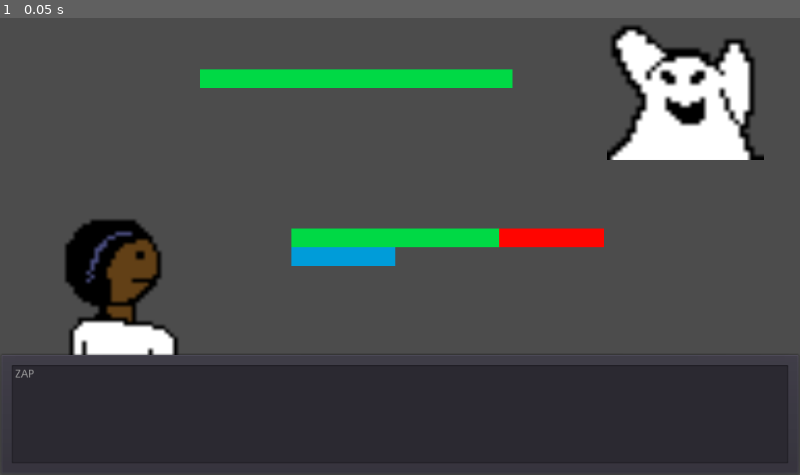
Above: before the commit, frame 1.
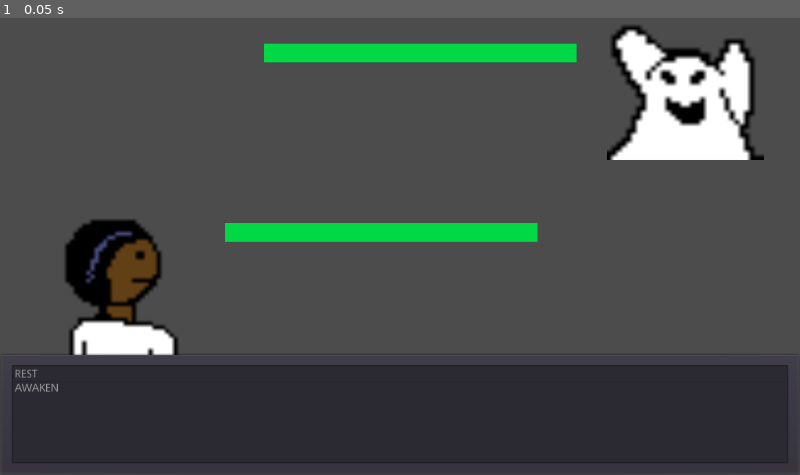
Above: after the commit, the same moment.

Repository: MattRC7/SpecterGame
Game: Godot game, scene res://Battle.tscn
The game is run twice, just before and just after one commit, with the same random seed, the same clock (stepped at 60 frames per second) and the same inputs.
Inputs:
- Up to frame 1 (0.05 s): no input

The runs differ from the first frame. In frame 1, 5.6% of the frame differs, in the area x 1-76%, y 5-82%.

Commit message:
More UI improvements

Diff:
--- a/Battle.tscn
+++ b/Battle.tscn
@@ -171,8 +171,7 @@
 "values": [ Vector2( 8, 8 ), Vector2( 4, 4 ) ]
 }
 
-[sub_resource type="Animation" id=6]
-resource_name = "retreat"
+[sub_resource type="Animation" id=8]
 length = 0.8
 tracks/0/type = "value"
 tracks/0/path = NodePath("Sprite:scale")
@@ -238,17 +237,35 @@
 texture = ExtResource( 9 )
 
 [node name="AnimationPlayer" type="AnimationPlayer" parent="Player/Specter"]
-anims/attack = SubResource( 7 )
-anims/fortify = SubResource( 8 )
-anims/retreat = SubResource( 6 )
+anims/attack = SubResource( 6 )
+anims/fortify = SubResource( 7 )
+anims/retreat = SubResource( 8 )
 
 [node name="GUILayer" type="CanvasLayer" parent="."]
 
-[node name="SpecterLifeBar" type="ColorRect" parent="GUILayer"]
-anchor_left = 0.364
-anchor_top = 0.473
-anchor_right = 0.364
-anchor_bottom = 0.473
+[node name="PlayerLifeBar" type="ColorRect" parent="GUILayer"]
+anchor_left = 0.281432
+anchor_top = 0.461917
+anchor_right = 0.281432
+anchor_bottom = 0.461917
+margin_bottom = 24.0
+color = Color( 0, 0.854902, 0.27451, 1 )
+script = ExtResource( 10 )
+__meta__ = {
+"_edit_use_anchors_": true
+}
+
+[node name="Tween" type="Tween" parent="GUILayer/PlayerLifeBar"]
+
+[node name="BackBar" type="ColorRect" parent="GUILayer/PlayerLifeBar"]
+show_behind_parent = true
+margin_bottom = 24.0
+color = Color( 1, 0.0235294, 0, 1 )
+__meta__ = {
+"_edit_use_anchors_": false
+}
+
+[node name="SpecterLifeBar" type="ColorRect" parent="GUILayer/PlayerLifeBar"]
 margin_top = 24.0
 margin_bottom = 48.0
 color = Color( 0, 0.615686, 0.854902, 1 )
@@ -257,48 +274,26 @@
 "_edit_use_anchors_": false
 }
 
-[node name="Tween" type="Tween" parent="GUILayer/SpecterLifeBar"]
-
-[node name="BackBar" type="ColorRect" parent="GUILayer/SpecterLifeBar"]
+[node name="Tween" type="Tween" parent="GUILayer/PlayerLifeBar/SpecterLifeBar"]
+
+[node name="BackBar" type="ColorRect" parent="GUILayer/PlayerLifeBar/SpecterLifeBar"]
 show_behind_parent = true
 margin_bottom = 24.0
 color = Color( 1, 0.0235294, 0, 1 )
 __meta__ = {
-"_edit_use_anchors_": false
-}
-
-[node name="PlayerLifeBar" type="ColorRect" parent="GUILayer"]
-anchor_left = 0.364
-anchor_top = 0.473
-anchor_right = 0.364
-anchor_bottom = 0.473
+"_edit_use_anchors_": true
+}
+
+[node name="EnemyLifeBar" type="ColorRect" parent="GUILayer"]
+anchor_left = 0.329785
+anchor_top = 0.0791666
+anchor_right = 0.329785
+anchor_bottom = 0.0791666
 margin_bottom = 24.0
 color = Color( 0, 0.854902, 0.27451, 1 )
 script = ExtResource( 10 )
 __meta__ = {
-"_edit_use_anchors_": false
-}
-
-[node name="Tween" type="Tween" parent="GUILayer/PlayerLifeBar"]
-
-[node name="BackBar" type="ColorRect" parent="GUILayer/PlayerLifeBar"]
-show_behind_parent = true
-margin_bottom = 24.0
-color = Color( 1, 0.0235294, 0, 1 )
-__meta__ = {
-"_edit_use_anchors_": false
-}
-
-[node name="EnemyLifeBar" type="ColorRect" parent="GUILayer"]
-anchor_left = 0.25
-anchor_top = 0.133
-anchor_right = 0.25
-anchor_bottom = 0.133
-margin_bottom = 24.0
-color = Color( 0, 0.854902, 0.27451, 1 )
-script = ExtResource( 10 )
-__meta__ = {
-"_edit_use_anchors_": false
+"_edit_use_anchors_": true
 }
 
 [node name="Tween" type="Tween" parent="GUILayer/EnemyLifeBar"]
--- a/BattleConductor.gd
+++ b/BattleConductor.gd
@@ -14,9 +14,13 @@
 func _ready():
 	enemy = get_node("Enemy")
 	player = get_node("Player")
+	enemy.reset(70, 70)
+	player.reset(120, 120)
+	player.specter.reset()
+
 	player_lifebar = get_node("GUILayer/PlayerLifeBar")
 	enemy_lifebar = get_node("GUILayer/EnemyLifeBar")
-	specter_lifebar = get_node("GUILayer/SpecterLifeBar")
+	specter_lifebar = get_node("GUILayer/PlayerLifeBar/SpecterLifeBar")
 
 	player_lifebar.reset_bar(player.life_force)
 	enemy_lifebar.reset_bar(enemy.life_force)
@@ -106,6 +110,7 @@
 				if specter_initial_state.awake && !player.specter.awake:
 					wait = player.specter.anim_retreat()
 					if wait is GDScriptFunctionState: yield(wait, "completed")
+					specter_lifebar.reset_bar(LifeForce.new(0,0), 0.0)
 					wait = narrator.say("Your specter retreats.")
 					if wait is GDScriptFunctionState: yield(wait, "completed")
 			if (player_damage_delta):
@@ -172,25 +177,27 @@
 		"AWAKEN":
 			wait = narrator.say("You direct part of your life force inward.")
 			if wait is GDScriptFunctionState: yield(wait, "completed")
-			wait = player.anim_fortify()
-			if wait is GDScriptFunctionState: yield(wait, "completed")
 			if (player.life_force.current == 1):
 				wait = narrator.say("You do not have enough life force to awaken your specter.")
 				if wait is GDScriptFunctionState: yield(wait, "completed")
 
-
 			var player_initial_state = player.get_state()
 			if (!player_initial_state.specter.awake):
-				player.specter.receive_awaken(player.life_force.current - 1)
+				player.specter.reset(40, player.life_force.current - 1, true)
 				var delta = player.specter.life_force.current - player_initial_state.specter.life_force
 				if (delta > 0):
 					player.receive_damage(delta)
+					wait = player.anim_fortify()
+					if wait is GDScriptFunctionState: yield(wait, "completed")
 					wait = player_lifebar.update_bar(player.life_force.current)
 					if wait is GDScriptFunctionState: yield(wait, "completed")
 
+					specter_lifebar.reset_bar(
+						LifeForce.new(player.specter.life_force.maximum),
+						player.specter.life_force.maximum as float/player.life_force.maximum as float
+					)
 					wait = player.specter.anim_awaken()
 					if wait is GDScriptFunctionState: yield(wait, "completed")
-
 					wait = specter_lifebar.update_bar(player.specter.life_force.current)
 					if wait is GDScriptFunctionState: yield(wait, "completed")
 					wait = narrator.say("Your specter awakens!")
--- a/Enemy.gd
+++ b/Enemy.gd
@@ -10,6 +10,9 @@
 		"life_force": life_force.current
 	}
 
+func reset(max_life_force: int, life_force: int) -> void:
+	self.life_force = LifeForce.new(max_life_force, min(max_life_force, life_force))
+
 func receive_damage(damage: int) -> void:
 	assert(damage > 0)
 	life_force.change(-damage)
--- a/LifeBar.gd
+++ b/LifeBar.gd
@@ -10,7 +10,11 @@
 var max_length := 1.0
 
 func _compute_target_length(life_force: int) -> float:
-	var ratio = life_force as float/max_life as float
+	var ratio
+	if max_life > 0:
+		ratio = life_force as float/max_life as float
+	else:
+		ratio = 0
 	return max_length * ratio
 
 func update_bar(life_force: int) -> void:
--- a/Player.gd
+++ b/Player.gd
@@ -1,7 +1,7 @@
 class_name Player
 extends Node2D
 
-var life_force: LifeForce = LifeForce.new(120, 80)
+var life_force: LifeForce
 
 onready var animator: AnimationPlayer = get_node("AnimationPlayer")
 onready var specter: Specter = get_node("Specter")
@@ -11,6 +11,9 @@
 		"life_force": life_force.current,
 		"specter": specter.get_state()
 	}
+
+func reset(max_life_force: int, life_force: int):
+	self.life_force = LifeForce.new(max_life_force, min(max_life_force, life_force))
 
 func receive_damage(damage: int):
 	assert(damage > 0)
--- a/Specter.gd
+++ b/Specter.gd
@@ -4,7 +4,7 @@
 onready var sprite: Sprite = get_node("Sprite")
 onready var animator: AnimationPlayer = get_node("AnimationPlayer")
 
-var life_force: LifeForce = LifeForce.new(40, 40)
+var life_force: LifeForce
 
 var awake := true
 
@@ -13,6 +13,10 @@
 		"life_force": life_force.current,
 		"awake": awake
 	}
+
+func reset(max_life = 0, life = 0, awake = false):
+	self.awake = awake
+	self.life_force = LifeForce.new(max_life, min(max_life, life))
 
 func receive_damage(damage: int) -> void:
 	assert(damage > 0)
@@ -25,11 +29,6 @@
 	assert(healing > 0)
 	if (awake):
 		life_force.change(healing)
-
-func receive_awaken(life_force) -> void:
-	if (!awake && life_force > 0):
-		awake = true
-		receive_healing(life_force)
 
 func anim_retreat() -> void:
 	sprite.visible = true
Not shown: 2 places in Battle.tscn that only renumber resources
